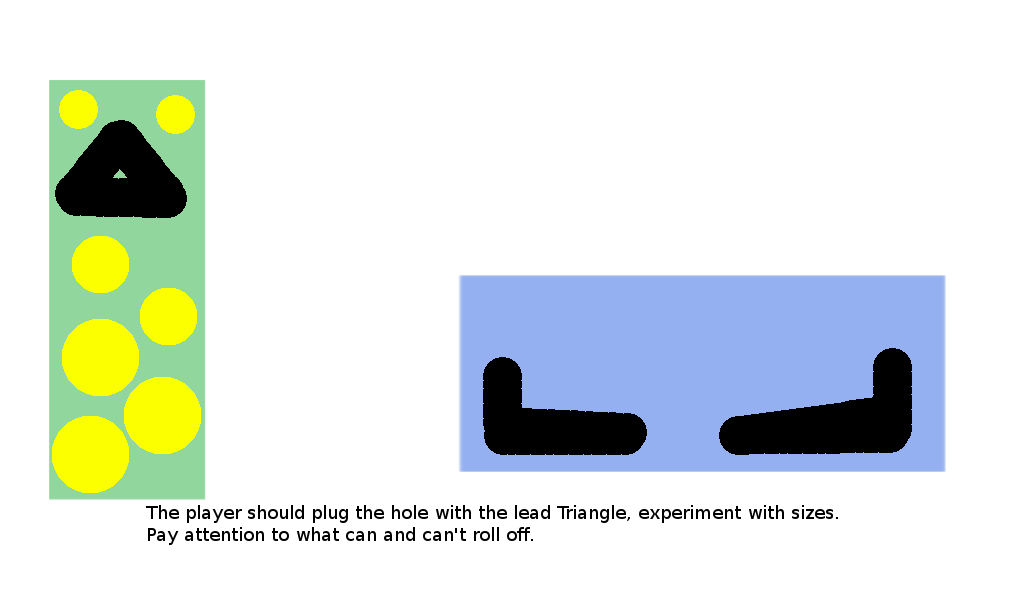
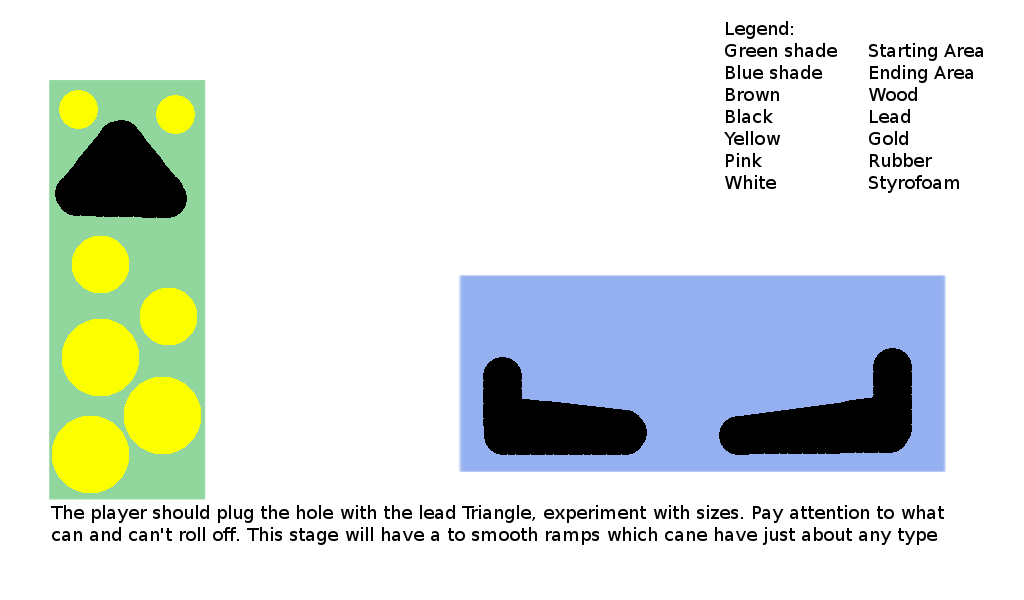
Revision of a layered 1024px x 600px image; what changed, layer by layer:
painted on "The player should plug the hol..." over <box>51,505,944,545</box>
added layer "Legend: ..." above "Stuff" over <box>724,21,983,193</box>
painted on "Stuff" over <box>113,169,639,432</box>
